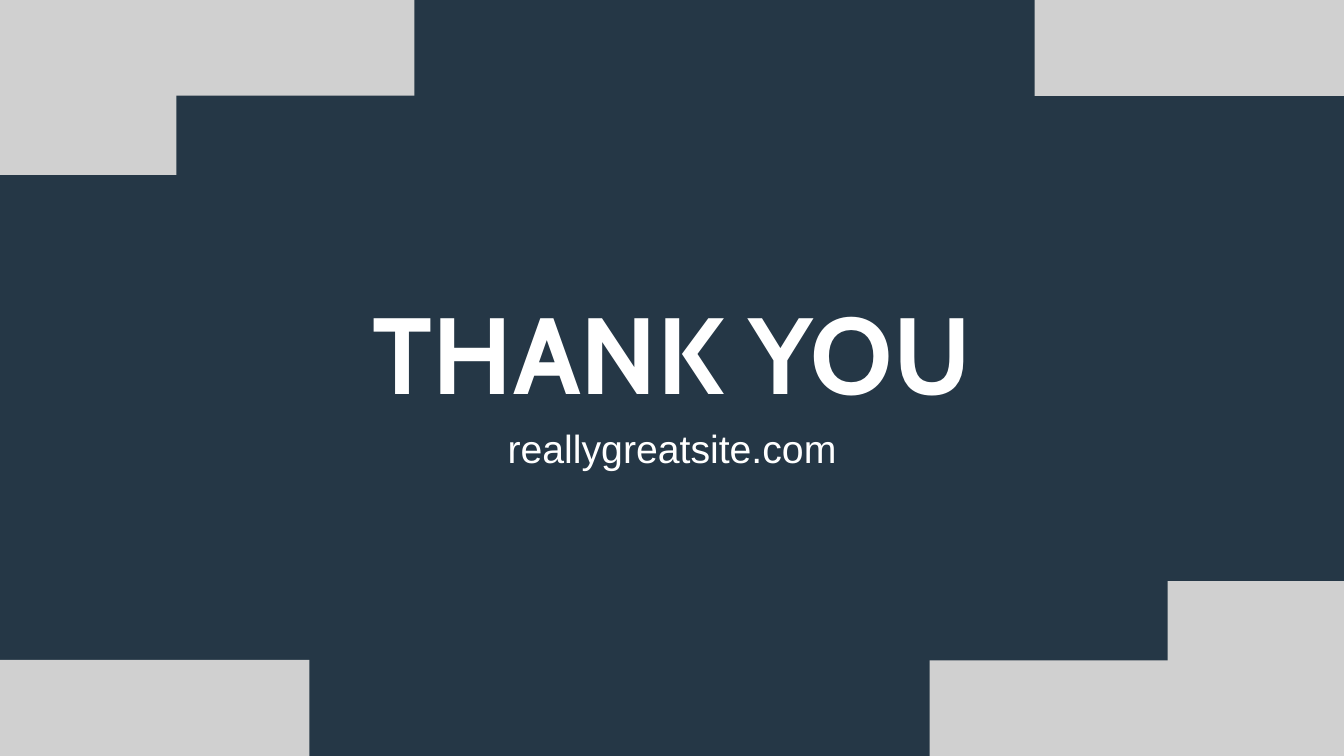
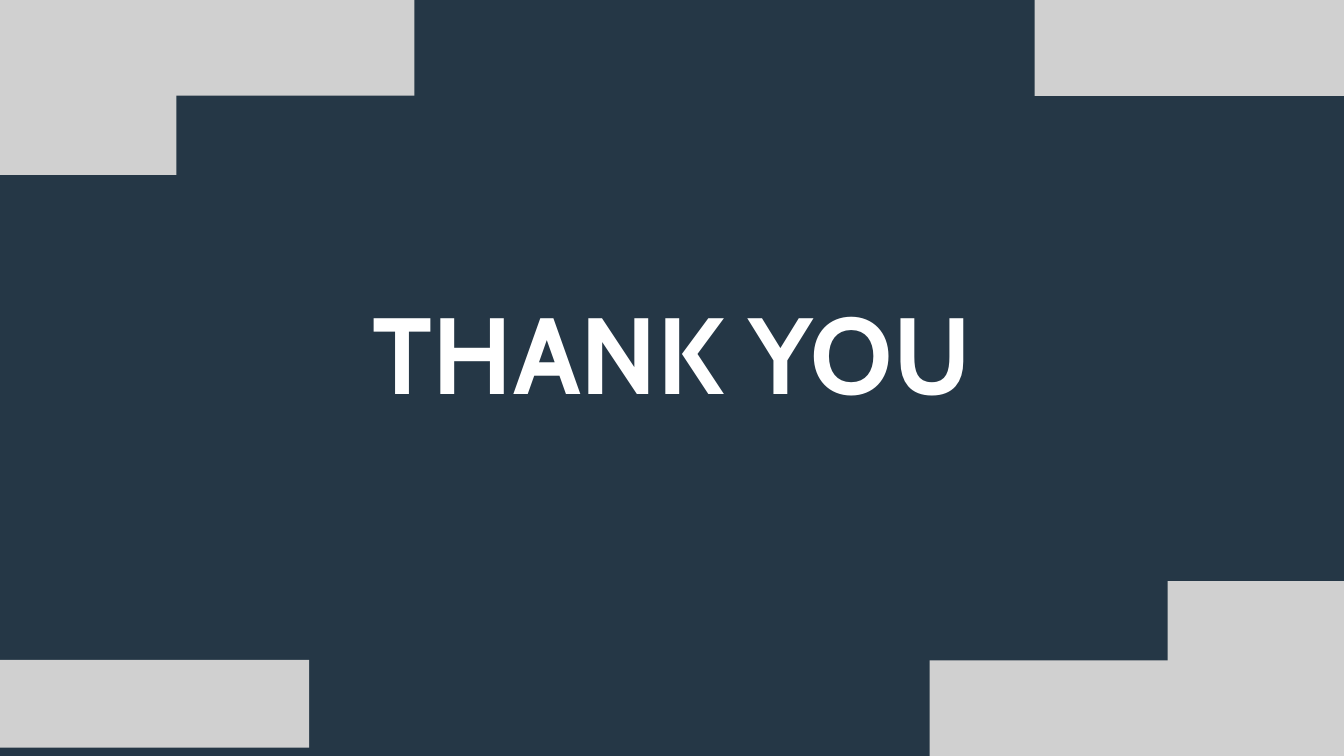
Before and after one commit to babubhare/plc_id, a slide deck: slide 23 of presentation/id_plc_hmi_scada.pptx (slide 10 before the commit). Drawn at 1344x756 pixels with LibreOffice and Linux fonts; fonts in the diff are those of the drawing; grey boxes stand for pictures. Boxes give left, top, right and bottom in pixels: in the first picture for what was removed or moved away, otherwise in the second. Text is boxed around its words. In the diff, an @@ line names an element or a change of style, - is before the commit and + after.

```diff
--- a/presentation/id_plc_hmi_scada.pptx
+++ b/presentation/id_plc_hmi_scada.pptx
@@ text removed at box(508, 434, 837, 471) @@
-reallygreatsite.com
@@ picture: place and size @@
-picture at box(0, 660, 309, 756)
+picture at box(0, 660, 309, 747)
```
Also in this commit, not shown: 1 other slide changed, 21 slides added, 8 slides removed, 1 other file.
